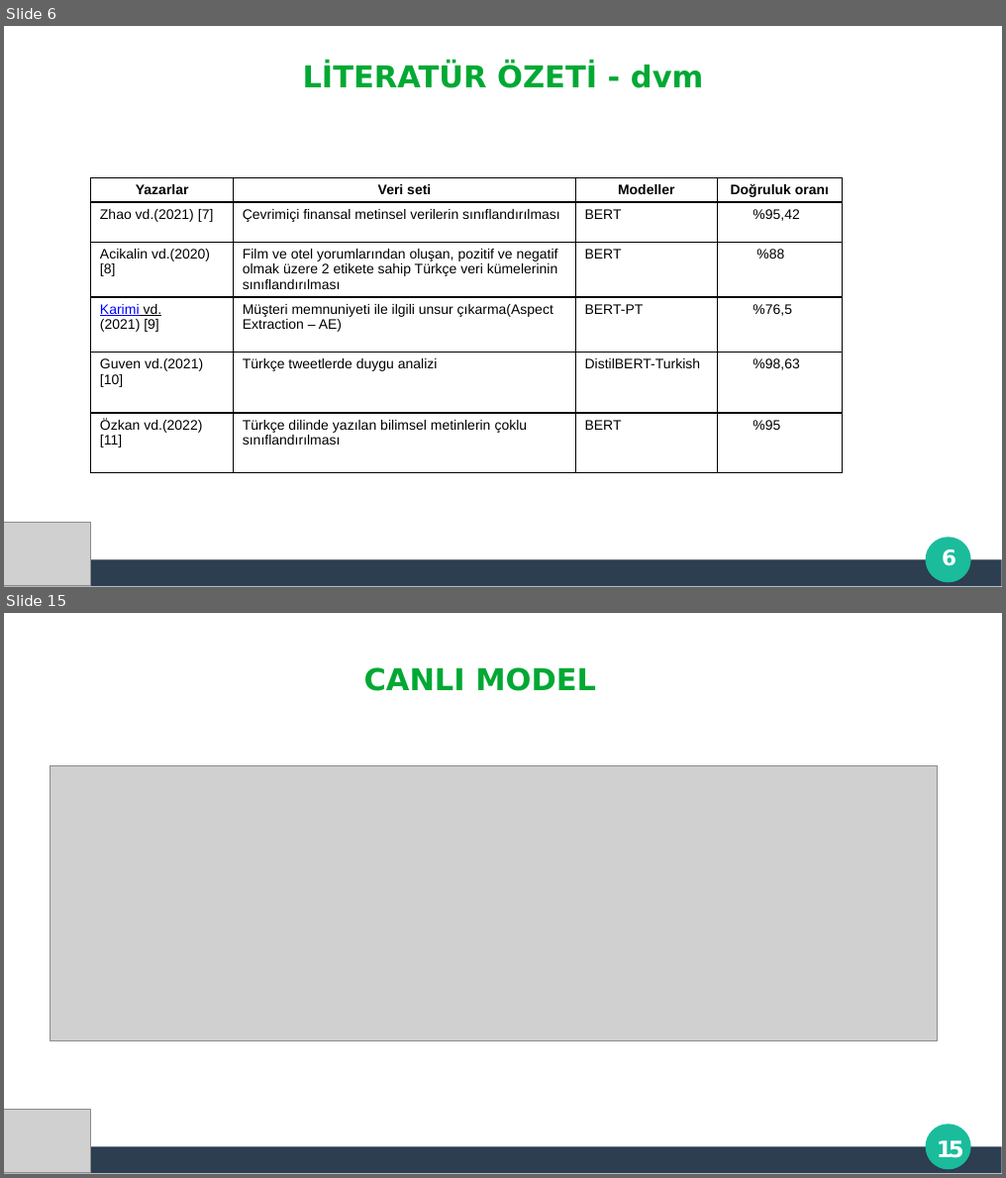
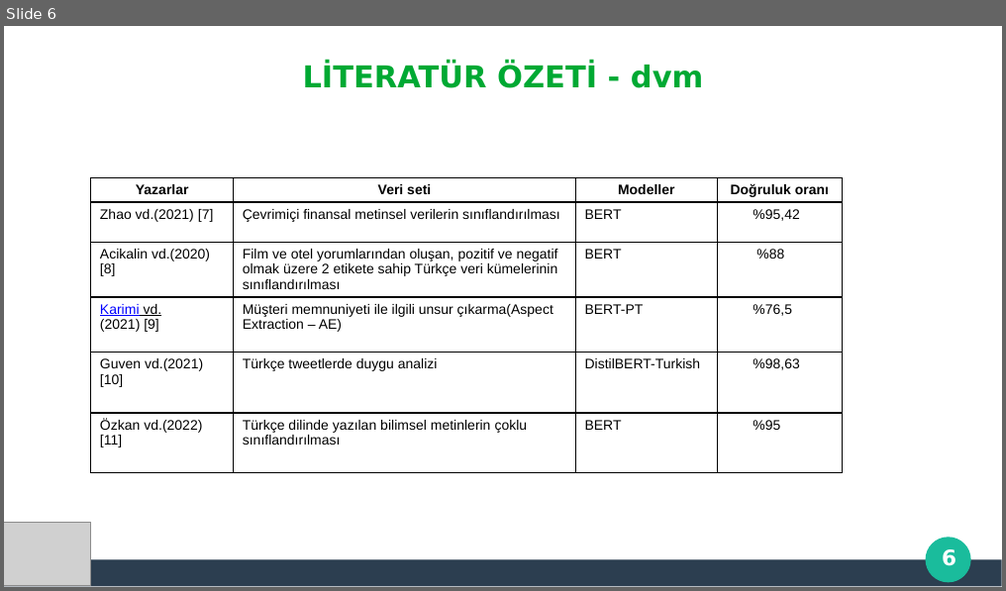
Before and after one commit to thealper2/gat0r-nlp, a slide deck: GATOR_Sunum.pptx. Shown one above the other, each under a label of ours: slides 6 and 15 before the commit, slide 6 after it; the slides between them are not shown. The pictures are 1006x1178 and 1006x591 pixels, drawn with LibreOffice and Linux fonts; fonts in the diff are those of the drawing; grey boxes stand for pictures; background and template pictures are left out. Boxes give left, top, right and bottom in pixels: in the first picture for what was removed or moved away, otherwise in the second. Text is boxed around its words. In the diff, an @@ line names an element or a change of style, - is before the commit and + after.

```diff
--- a/GATOR_Sunum.pptx
+++ b/GATOR_Sunum.pptx
@@ slide 15 removed at (x1=4, y1=613, x2=1002, y2=1174), background #FFFFFF; not listed: 3 template elements that a slide beside it also shows @@
@@ title removed at (x1=364, y1=667, x2=596, y2=691) @@
-CANLI MODEL
@@ picture removed at (x1=51, y1=765, x2=937, y2=1042) @@
@@ picture removed at (x1=4, y1=1110, x2=91, y2=1173) @@
@@ text removed at (x1=937, y1=1141, x2=964, y2=1164) @@
-15
```
Also in this commit, not shown: 3 slides changed, 9 slides added, 9 other slides removed.
